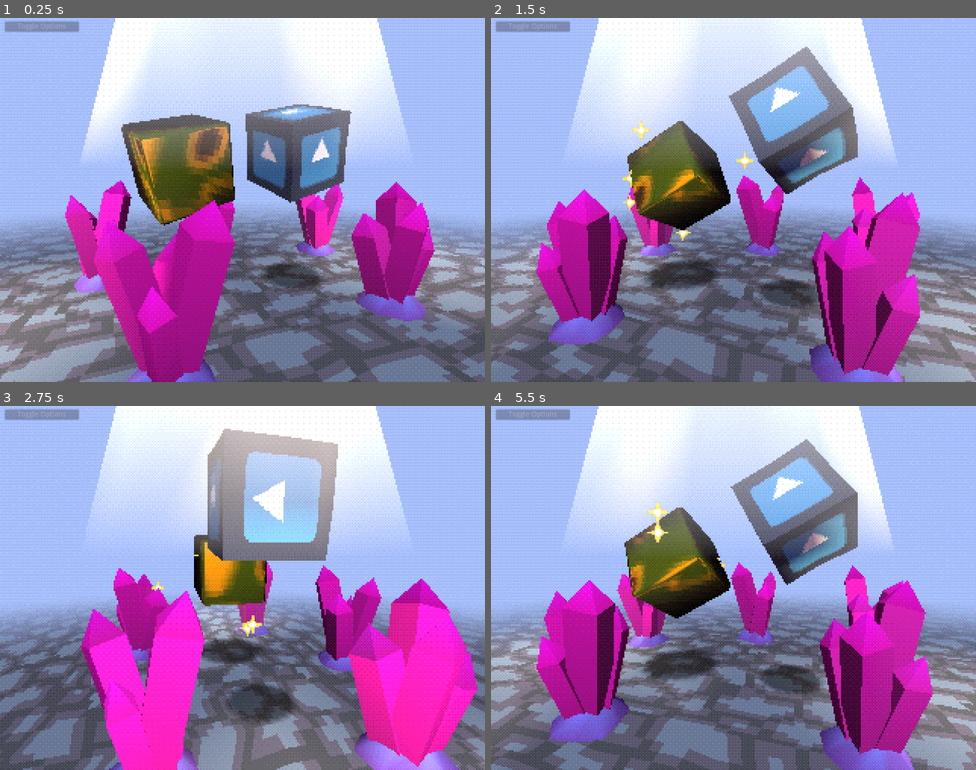
Above: before the commit, frames 1-4 (two rows, left to right).
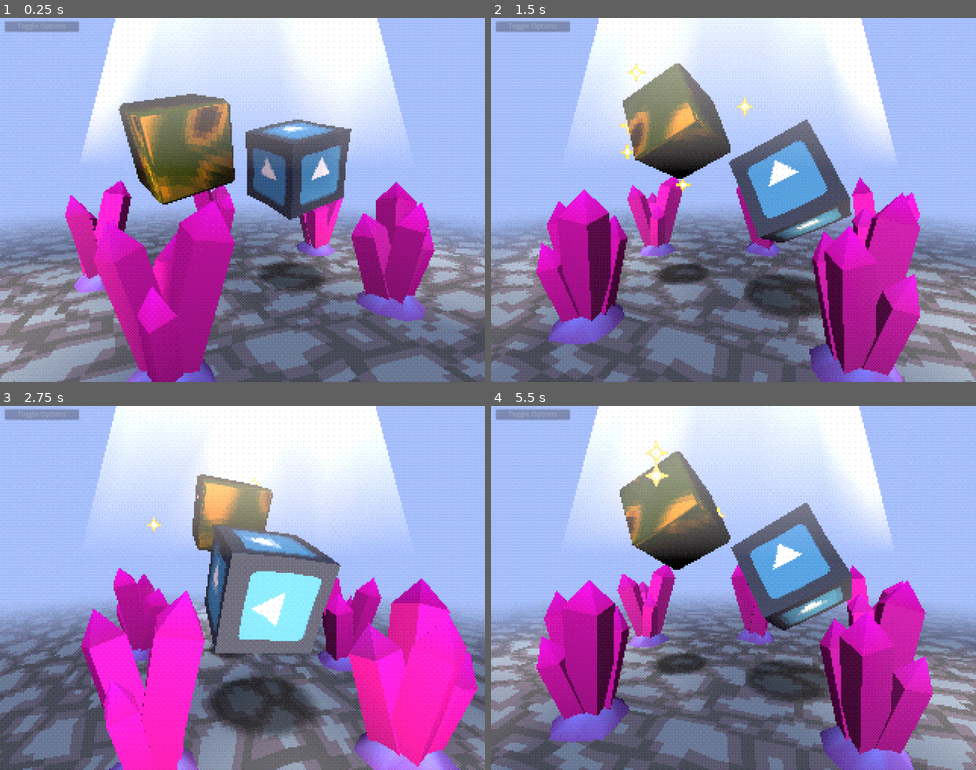
Above: after the commit, the same moments.

Repository: MenacingMecha/godot-psx-style-demo
Game: Godot game, scene res://post_process/pp_stack.tscn
Two runs of this game, one before a commit and one after it. Both use one fixed random seed, a clock stepped at 60 frames per second and the inputs below. The engine's default icon, where the game draws it, is replaced by a stand-in: a white triangle on a blue panel in a dark square.
Inputs:
- Up to frame 1 (0.25 s): no input
- Up to frame 2 (1.5 s): tap Enter (ui_accept) at 0.5, 0.6, 0.77, 1.07, 1.35 s
- Up to frame 3 (2.75 s): tap Enter (ui_accept) at 1.52, 1.82, 2.1 s
- Up to frame 4 (5.5 s): tap Enter (ui_accept) at 2.85, 3.02, 3.32, 3.6, 3.77, 4.07, 4.35, 4.52, 4.82, 5.1 s; tap R (reset_camera_position) at 4.15 s

The runs differ from the first frame. In frame 1, 9.2% of the frame differs, in the area x 24-73%, y 20-75%; in frame 2, 18%, in the area x 26-76%, y 7-83%; in frame 3, 17%; in frame 4, 18%.

Commit message:
Refactored `spatial_sin_pan.gd` to not process input directly

Diff:
--- /dev/null
+++ b/world/scene_controls.gd
@@ -0,0 +1,33 @@
+extends Node
+
+signal pause
+signal reset
+
+const PAUSE_ACTION := "ui_accept"
+const RESET_ACTION := "reset_camera_position"
+const CAN_PAUSE_AND_RESET_NODE_GROUP := "can_pause_and_reset"
+
+var _is_paused := false setget _set_is_paused
+
+
+func _ready():
+	for node in get_tree().get_nodes_in_group(CAN_PAUSE_AND_RESET_NODE_GROUP):
+		connect("pause", node, "set_process")
+		assert(node.has_method("on_reset"))
+		connect("reset", node, "on_reset")
+
+
+func _unhandled_input(event: InputEvent):
+	# TODO: change to `is_action_released()` when all relevant objects use this
+	if event.is_action_pressed(PAUSE_ACTION):
+		self._is_paused = !self._is_paused
+
+	elif event.is_action_pressed(RESET_ACTION):
+		emit_signal("reset")
+
+	get_tree().set_input_as_handled()
+
+
+func _set_is_paused(p_paused: bool):
+	_is_paused = p_paused
+	emit_signal("pause", !p_paused)
--- a/world/shadow/shadow.gd
+++ b/world/shadow/shadow.gd
@@ -1,9 +1,11 @@
 extends Spatial
 
-export (float, 0, 10) var scale_min = 1
-export (float, 0, 10) var scale_max = 2
-export (float, 1, 10) var max_distance_from_ground = 2
-export (float, 0, -2) var position_offset = -0.2
+const SCALE_MIN := 0.5
+const SCALE_MAX := 1.4
+
+export(float, 1, 10) var max_distance_from_ground = 2
+export(float, 0, -2) var position_offset = -0.2
+
 
 func update_shadow(origin_position: Vector3, distance_from_ground: float) -> void:
 	# set shadow position
@@ -12,5 +14,5 @@
 	# set shadow scale
 	var clamped_distance_from_ground = max(distance_from_ground * -1, max_distance_from_ground)
 	var distance_weight = min(distance_from_ground * -1 / max_distance_from_ground, 1)
-	var scale_multiplier = lerp(scale_max, scale_min, distance_weight)
+	var scale_multiplier = lerp(SCALE_MAX, SCALE_MIN, distance_weight)
 	scale = Vector3(scale_multiplier, scale_multiplier, scale_multiplier)
--- a/world/shadow/shadow.tscn
+++ b/world/shadow/shadow.tscn
@@ -11,8 +11,6 @@
 [node name="BoxShadow" type="Spatial"]
 transform = Transform( 3, 0, 0, 0, 3, 0, 0, 0, 3, 0, 0, 0 )
 script = ExtResource( 2 )
-scale_min = 0.5
-scale_max = 1.4
 max_distance_from_ground = 3.0
 
 [node name="MeshInstance" type="MeshInstance" parent="."]
--- a/world/spatial_sin_pan.gd
+++ b/world/spatial_sin_pan.gd
@@ -1,43 +1,46 @@
 extends Spatial
 
-export (NodePath) var shadow_path
-export (float, 0, 100) var rotation_speed = 50
-export (float, -2, 2) var translation_distance = 0.5
-export (float, 0, 2) var translation_speed = 1
-export (bool) var should_update = true
+const TRANSLATION_DISTANCE := 1.0
+const TRANSLATION_SPEED := 1.0
+const ROTATION_SPEED := 1.0
 
-var time: float = 0
-var default_y: float = 0
-var custom_rotation = Vector3.ONE
-var shadow
+export var _shadow_path: NodePath
+export var _reverse_direction := false
 
-onready var default_transform : Transform = get_transform()
+var _time: float = 0
 
-func _ready():
-	default_y = translation.y
-	shadow = get_node(shadow_path)
+onready var _default_transform: Transform = get_transform()
+onready var _shadow := get_node(self._shadow_path)
 
-func _physics_process(delta):
-	if Input.is_action_just_pressed("ui_accept"):
-		should_update = !should_update
 
-	if Input.is_action_just_pressed("reset_camera_position"):
-		set_transform(default_transform)
-		custom_rotation = Vector3.ONE
-		time = 0
+func _process(p_delta: float):
+	self._time += p_delta
+	self.transform = get_animated_transform(
+		self._default_transform, self._time, self._reverse_direction
+	)
 
-	if should_update:
-		# funky movement
-		time += delta
-		custom_rotation += Vector3.ONE * delta * rotation_speed
-		translation.y = default_y - sin(time * translation_speed) * translation_distance
-		set_rotation_degrees(custom_rotation)
+	# update shadow
+	var space_state = get_world().direct_space_state
+	# TODO: Magic number
+	var result = space_state.intersect_ray(
+		self.translation, self.translation + Vector3(0, -100, 00)
+	)
+	if result:
+		if result.collider.name == "FloorBody":
+			var distance_from_ground = result.position - translation
+			self._shadow.update_shadow(translation, distance_from_ground.y)
 
-		# update shadow
-		var space_state = get_world().direct_space_state
-		# TODO: Magic number
-		var result = space_state.intersect_ray(translation, translation + Vector3(0, -100, 00))
-		if result:
-			if result.collider.name == "FloorBody":
-				var distance_from_ground = result.position - translation
-				shadow.update_shadow(translation, distance_from_ground.y)
+
+func on_reset():
+	set_transform(self._default_transform)
+	self._time = 0
+
+
+static func get_animated_transform(
+	p_default_transform: Transform, p_time: float, p_reverse_direction: bool
+) -> Transform:
+	var rotation = Vector3.ONE * p_time * ROTATION_SPEED
+	var translation_direction := -1 if p_reverse_direction else 1
+	var y_pos := sin(p_time * TRANSLATION_SPEED) * TRANSLATION_DISTANCE * translation_direction
+	var offset_transform := Transform(Basis(rotation), Vector3.UP * y_pos)
+	return p_default_transform * offset_transform
--- a/world/world.tscn
+++ b/world/world.tscn
@@ -13,6 +13,7 @@
 [ext_resource path="res://world/crystal/crystal_mesh.tscn" type="PackedScene" id=11]
 [ext_resource path="res://world/bevel-box.obj" type="ArrayMesh" id=12]
 [ext_resource path="res://world/particle_reset.gd" type="Script" id=13]
+[ext_resource path="res://world/scene_controls.gd" type="Script" id=14]
 [ext_resource path="res://world/world_env.tres" type="Environment" id=15]
 
 [sub_resource type="ParticlesMaterial" id=1]
@@ -45,12 +46,12 @@
 
 [node name="World" type="Spatial"]
 
-[node name="BoxMetal" type="MeshInstance" parent="."]
+[node name="BoxMetal" type="MeshInstance" parent="." groups=["can_pause_and_reset"]]
 transform = Transform( 0.613118, 0, 0, 0, 0.613118, 0, 0, 0, 0.613118, -1, 2.236, 0 )
 mesh = ExtResource( 12 )
 material/0 = ExtResource( 9 )
 script = ExtResource( 3 )
-shadow_path = NodePath("../BoxMetalShadow")
+_shadow_path = NodePath("../BoxMetalShadow")
 
 [node name="Particles" type="Particles" parent="BoxMetal"]
 transform = Transform( 0.999973, 0.00729208, -0.00112456, -0.00729237, 0.999973, -0.000250523, 0.00112271, 0.000258713, 0.999999, 0, 0, 0 )
@@ -61,13 +62,13 @@
 [node name="BoxMetalShadow" parent="." instance=ExtResource( 6 )]
 transform = Transform( 1, 0, 0, 0, 1, 0, 0, 0, 1, -1, 0, 0 )
 
-[node name="BoxLit" type="MeshInstance" parent="."]
+[node name="BoxLit" type="MeshInstance" parent="." groups=["can_pause_and_reset"]]
 transform = Transform( 0.613118, 0, 0, 0, 0.613118, 0, 0, 0, 0.613118, 1, 2.236, 0 )
 mesh = ExtResource( 8 )
 material/0 = ExtResource( 5 )
 script = ExtResource( 3 )
-shadow_path = NodePath("../BoxLitShadow")
-translation_distance = -0.5
+_shadow_path = NodePath("../BoxLitShadow")
+_reverse_direction = true
 
 [node name="BoxLitShadow" parent="." instance=ExtResource( 6 )]
 transform = Transform( 1, 0, 0, 0, 1, 0, 0, 0, 1, 1, 0, 0 )
@@ -189,3 +190,6 @@
 mesh = ExtResource( 10 )
 skeleton = NodePath("")
 material/0 = ExtResource( 2 )
+
+[node name="SceneControls" type="Node" parent="."]
+script = ExtResource( 14 )
Not shown: 1 places in world/world.tscn that only renumber resources
